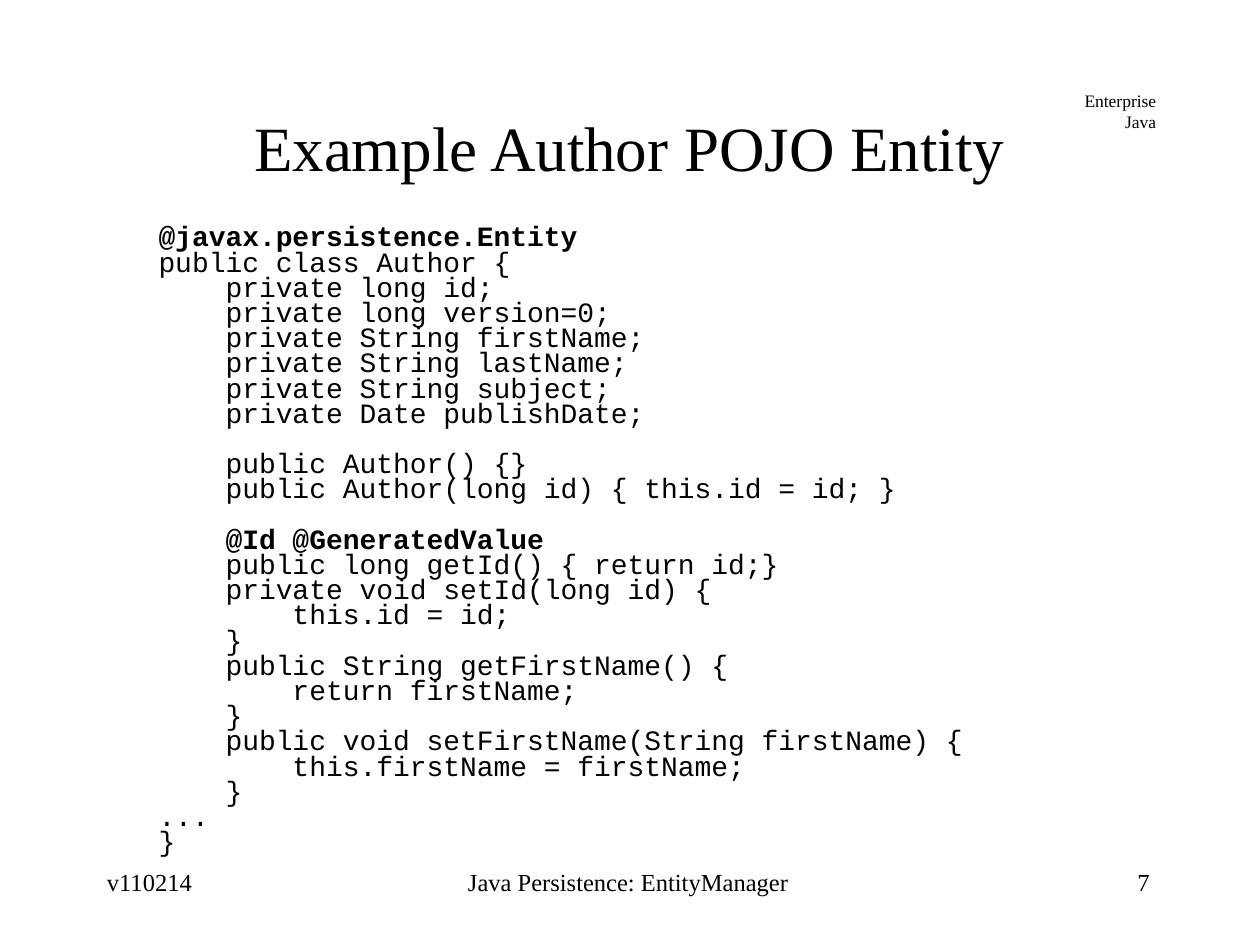
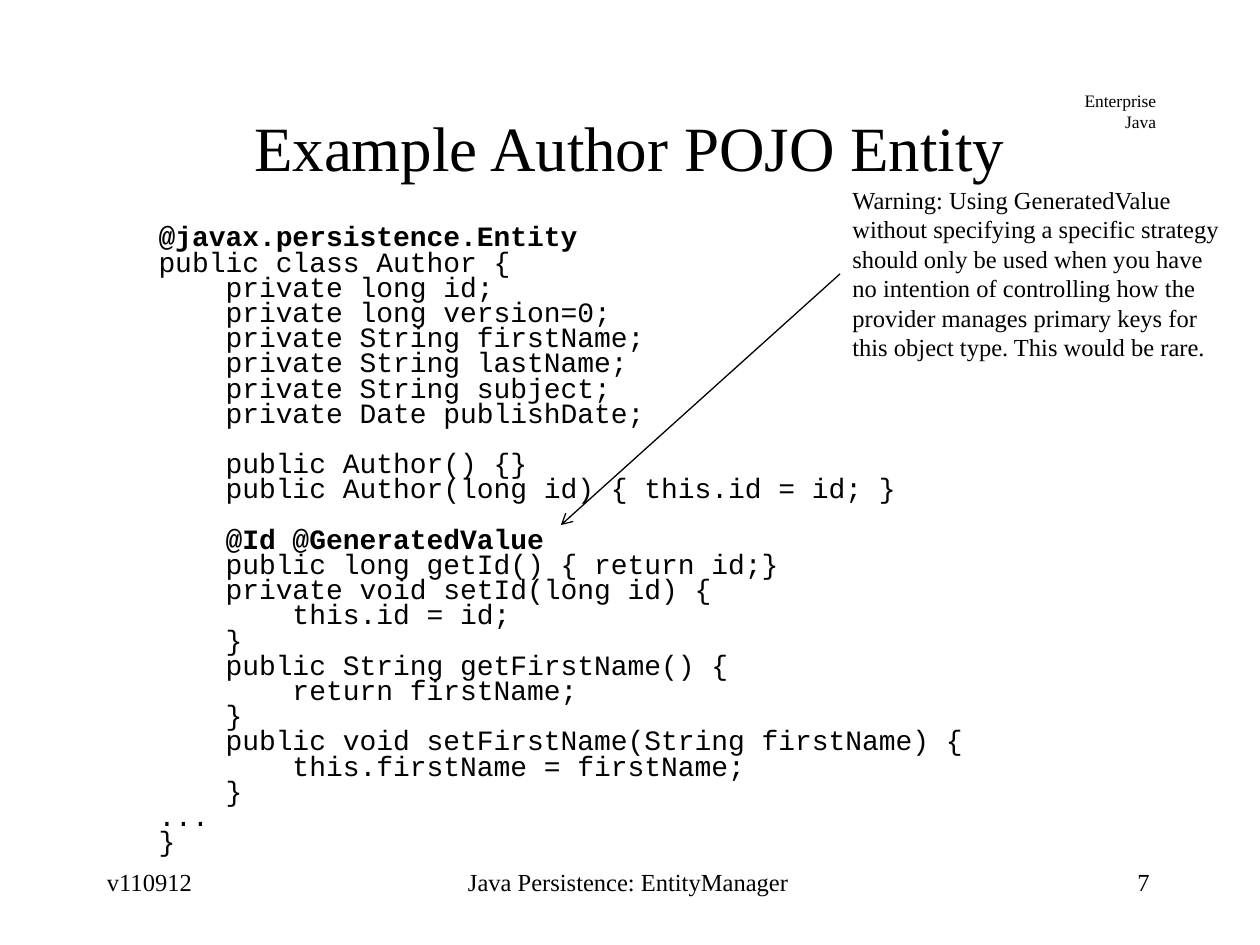
Before and after one commit to jcstaff/ejava-javaee, a slide deck: slide 7 of jpaDAO/src/site/resources/lectures/entityMgr.ppt. Drawn at 1260x945 pixels with LibreOffice and Linux fonts; fonts in the diff are those of the drawing. Boxes give left, top, right and bottom in pixels: in the first picture for what was removed or moved away, otherwise in the second. Text is boxed around its words. In the diff, an @@ line names an element or a change of style, - is before the commit and + after.

```diff
--- a/jpaDAO/src/site/resources/lectures/entityMgr.ppt
+++ b/jpaDAO/src/site/resources/lectures/entityMgr.ppt
@@ text added at [852,192,1219,362], 14 pt, text #000000 @@
+Warning: Using GeneratedValue without specifying a specific strategy should only be used when you have no intention of controlling how the provider manages primary keys for this object type. This would be rare.
@@ arrow added from (840, 273) to (561, 525), #000000 0.74 pt @@
@@ text at [107,874,192,892]: text changed @@
-v110214
+v110912
```
Also in this commit, not shown: 52 other slides changed, 2 slides added, 1 slide removed.
